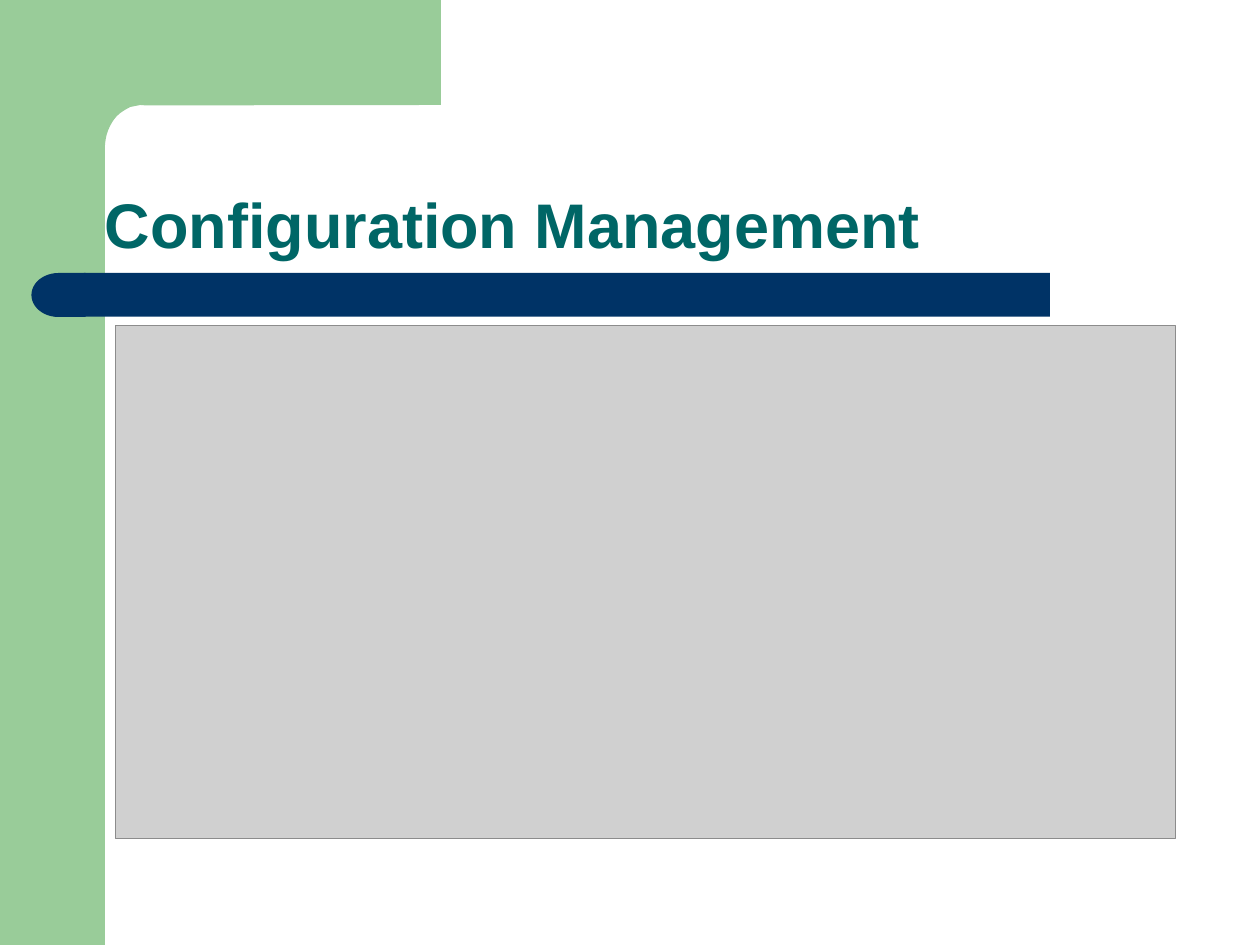
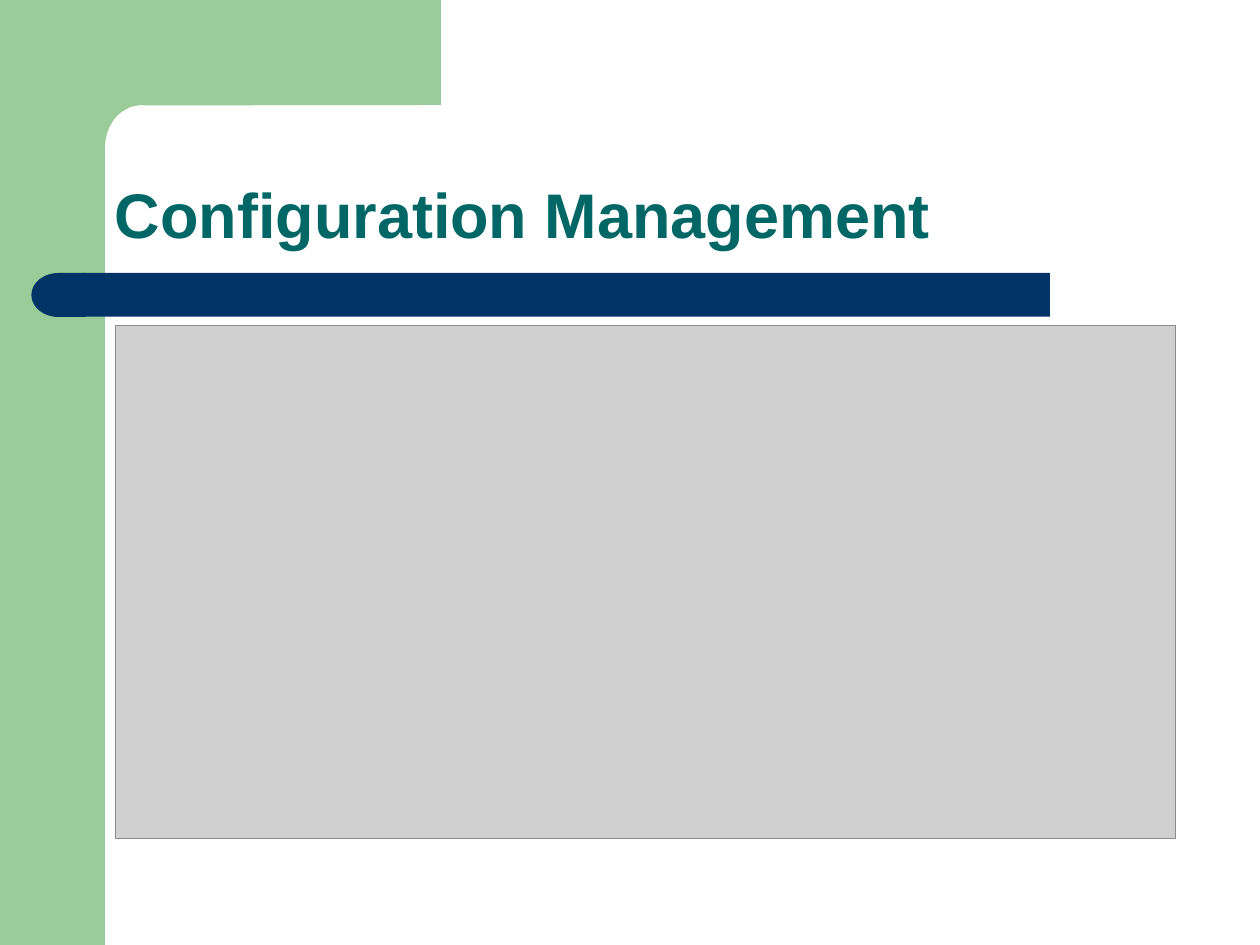
Before and after one commit to eseawind/simple-mrp, a slide deck: slide 8 of simple-mrp-doc/Simple_MRP_Present_V1.1.ppt (slide 7 before the commit). Drawn at 1260x945 pixels with LibreOffice and Linux fonts; fonts in the diff are those of the drawing; grey boxes stand for pictures. Boxes give left, top, right and bottom in pixels: in the first picture for what was removed or moved away, otherwise in the second. Text is boxed around its words. In the diff, an @@ line names an element or a change of style, - is before the commit and + after.

```diff
--- a/simple-mrp-doc/Simple_MRP_Present_V1.1.ppt
+++ b/simple-mrp-doc/Simple_MRP_Present_V1.1.ppt
@@ text "Configuration Management": place and size @@
-text "Configuration Management" at [105, 202, 920, 260]
+text "Configuration Management" at [115, 192, 930, 250]
```
Also in this commit, not shown: 10 other slides changed, 2 slides added.
